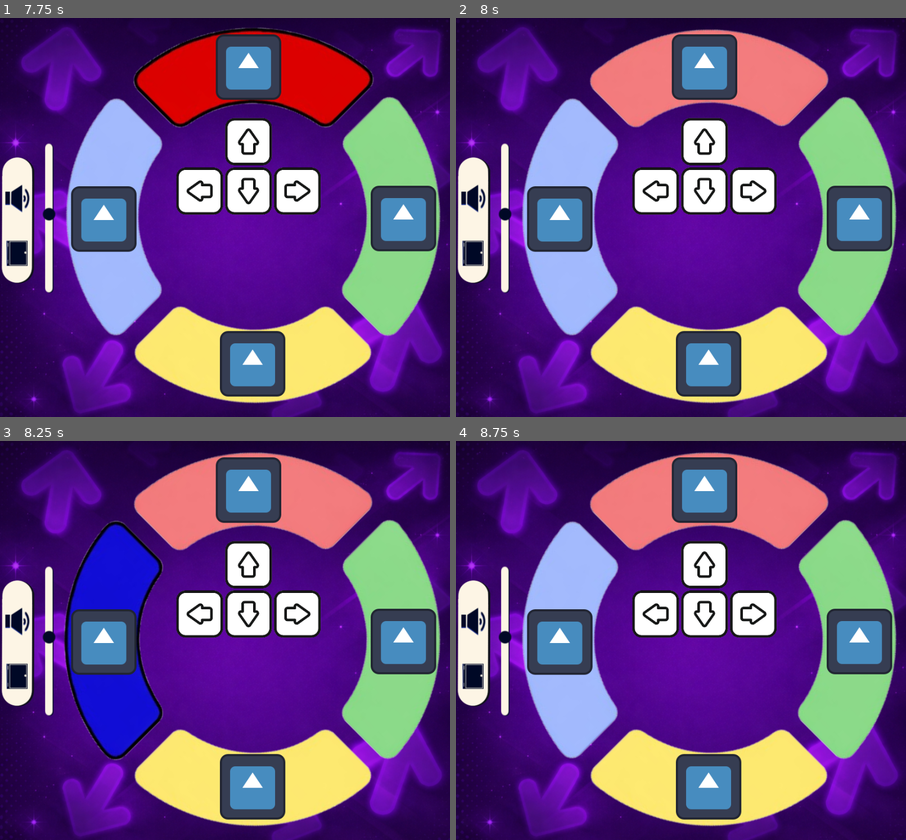
Above: before the commit, frames 1-4 (two rows, left to right).
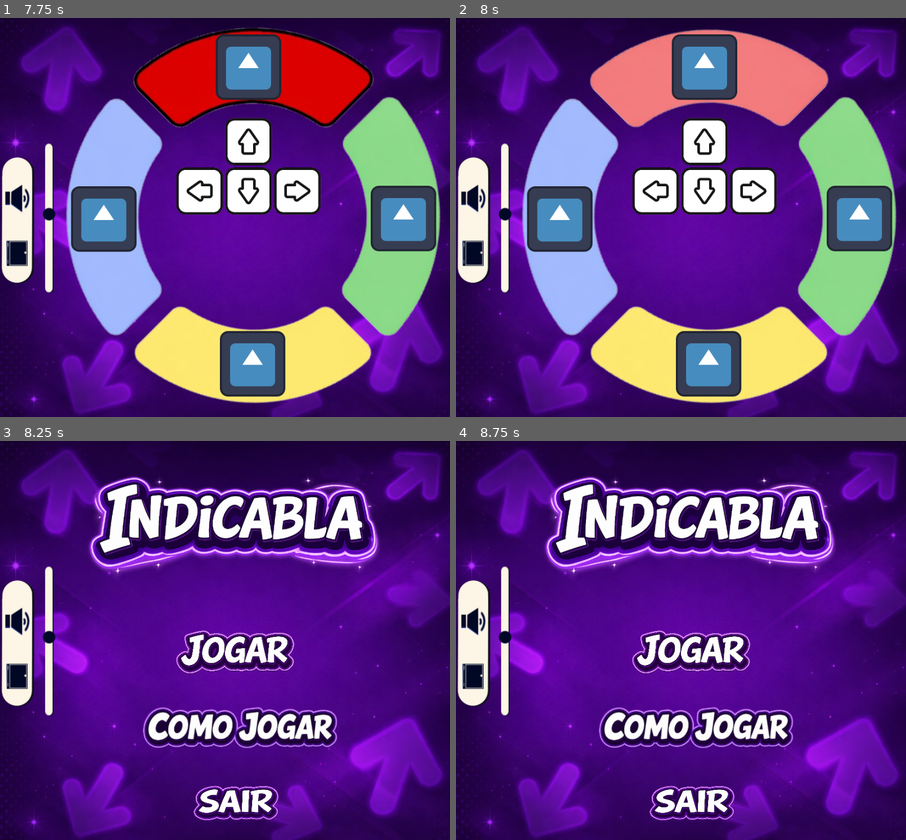
Above: after the commit, the same moments.

Repository: gustavkeller-23/DiscoGame
Game: Godot game, scene res://scenes/comoJogar.tscn
The game is run twice, just before and just after one commit, with the same random seed, the same clock (stepped at 60 frames per second) and the same inputs. This scene is started directly instead of the project's main scene. The engine's default icon, where the game draws it, is replaced by a stand-in: a white triangle on a blue panel in a dark square. Video files are missing from this copy of the repository; at most half a second of black plays in their place.
Inputs (mouse positions are in pixels of both pictures, inside the frame that each line leads up to):
- Up to frame 1 (7.75 s): tap Enter at 0.5 s; move the mouse to (324, 197) at 0.52 s; hold Right (right_button) 0.53-1.28 s; tap Down (bottom_button) at 0.6, 1.55, 2.1, 3.05, 3.6, 4.55, 5.1, 6.05, 6.6, 7.55 s; tap Up (top_button) at 0.8, 1.35, 2.3, 2.85, 3.8, 4.35, 5.3, 5.85, 6.8, 7.35 s; move the mouse to (135, 237) at 1.27 s; hold Left (left_button) 1.28-2.03 s; move the mouse to (270, 129) at 2.02 s; hold Right (right_button) 2.03-3.53 s; move the mouse to (202, 297) at 2.77 s; move the mouse to (360, 277) at 3.52 s; hold Left (left_button) 3.53-5.78 s; move the mouse to (90, 157) at 4.27 s; move the mouse to (247, 217) at 5.02 s; move the mouse to (157, 117) at 5.77 s; hold Right (right_button) from 5.78 s (still down); move the mouse to (324, 197) at 6.52 s; move the mouse to (135, 237) at 7.27 s
- Up to frame 2 (8 s): keep holding Right (right_button)
- Up to frame 3 (8.25 s): move the mouse to (270, 552) at 8.02 s; release Right (right_button) at 8.03 s; hold Left (left_button) from 8.03 s (still down); tap Down (bottom_button) at 8.1 s
- Up to frame 4 (8.75 s): keep holding Left (left_button); tap Up (top_button) at 8.3 s

Frames 1-2 are identical in both runs. In frame 3, 49% of the frame differs, in the area x 14-98%, y 2-97%; in frame 4, 49%.
Error before the commit: Invalid access of index '0' on a base object of type: 'Array'. (res://scRIPTS/como_jogar.gd:79)
Error after the commit: Invalid access of index '0' on a base object of type: 'Array'. (res://scRIPTS/como_jogar.gd:86)

Commit message:
End Tutorial

Diff:
--- a/scenes/start.tscn
+++ b/scenes/start.tscn
@@ -69,6 +69,7 @@
 offset_top = 493.0
 offset_right = 670.0
 offset_bottom = 630.0
+focus_mode = 0
 theme_override_styles/hover = SubResource("StyleBoxTexture_ths66")
 theme_override_styles/pressed = SubResource("StyleBoxTexture_qrgps")
 theme_override_styles/normal = SubResource("StyleBoxTexture_ujkmd")
--- a/scripts/como_jogar.gd
+++ b/scripts/como_jogar.gd
@@ -8,6 +8,7 @@
 var arraySilabas = [0,1,2,3]
 var silabaDri = []
 var pode_responder = true
+var parte = 1
 
 var silaba_ativa_idx_direcao: int = -1  # índice 0-3 (qual direção é a correta)
 var aguardando_resposta: bool = false
@@ -22,18 +23,19 @@
 
 	$Label.text = silabaDri[0]
 	$Seta.play("toTop")
-	if Input.is_action_just_pressed("top_button"):
-		_acerto()
-		Parte2()
-
 
 
 func Parte2():
+	$Label.text = ""
+	$Seta.play("default")
 	await get_tree().create_timer(3).timeout
 	$Label.text = silabaDri[2]
 	$Seta.play("toBot")
-	if Input.is_action_just_pressed("bottom_button"):
-		_acerto()
+
+
+func Parte3():
+	await get_tree().create_timer(3).timeout
+	get_tree().change_scene_to_file("res://scenes/start.tscn")
 
 
 func _process(delta: float) -> void:
@@ -41,8 +43,15 @@
 		return
 	if Input.is_action_just_pressed("bottom_button"):
 		processar_resposta(2)
+		if parte == 2:
+			_acerto()
+			Parte3()
 	elif Input.is_action_just_pressed("top_button"):
 		processar_resposta(0)
+		if parte == 1:
+			_acerto()
+			parte = 2
+			Parte2()
 	elif Input.is_action_just_pressed("left_button"):
 		processar_resposta(3)
 	elif Input.is_action_just_pressed("right_button"):
@@ -50,8 +59,6 @@
 
 	if acertos == 2:
 		acertos = acertos + 1
-		await get_tree().create_timer(3).timeout
-		get_tree().change_scene_to_file("res://scenes/start.tscn")
 
 
 func processar_resposta(resposta):
--- a/scripts/start.gd
+++ b/scripts/start.gd
@@ -5,7 +5,8 @@
 # Called when the node enters the scene tree for the first time.
 func _ready() -> void:
 	Menu.telaInicial = true
-	Global.Intro_tocar = false #intro toca uma vez
+	if Global.Intro_tocar == false:
+		$VideoStreamPlayer.visible = false
 
 
 # Called every frame. 'delta' is the elapsed time since the previous frame.
@@ -14,6 +15,7 @@
 
 
 func _on_jogar_pressed() -> void:
+	Global.Intro_tocar = false
 	Menu.telaInicial = false
 	get_tree().change_scene_to_file("res://scenes/levels.tscn")
 
@@ -23,4 +25,5 @@
 
 
 func _on_como_jogar_pressed() -> void:
+	Global.Intro_tocar = false
 	get_tree().change_scene_to_file("res://scenes/comoJogar.tscn")
